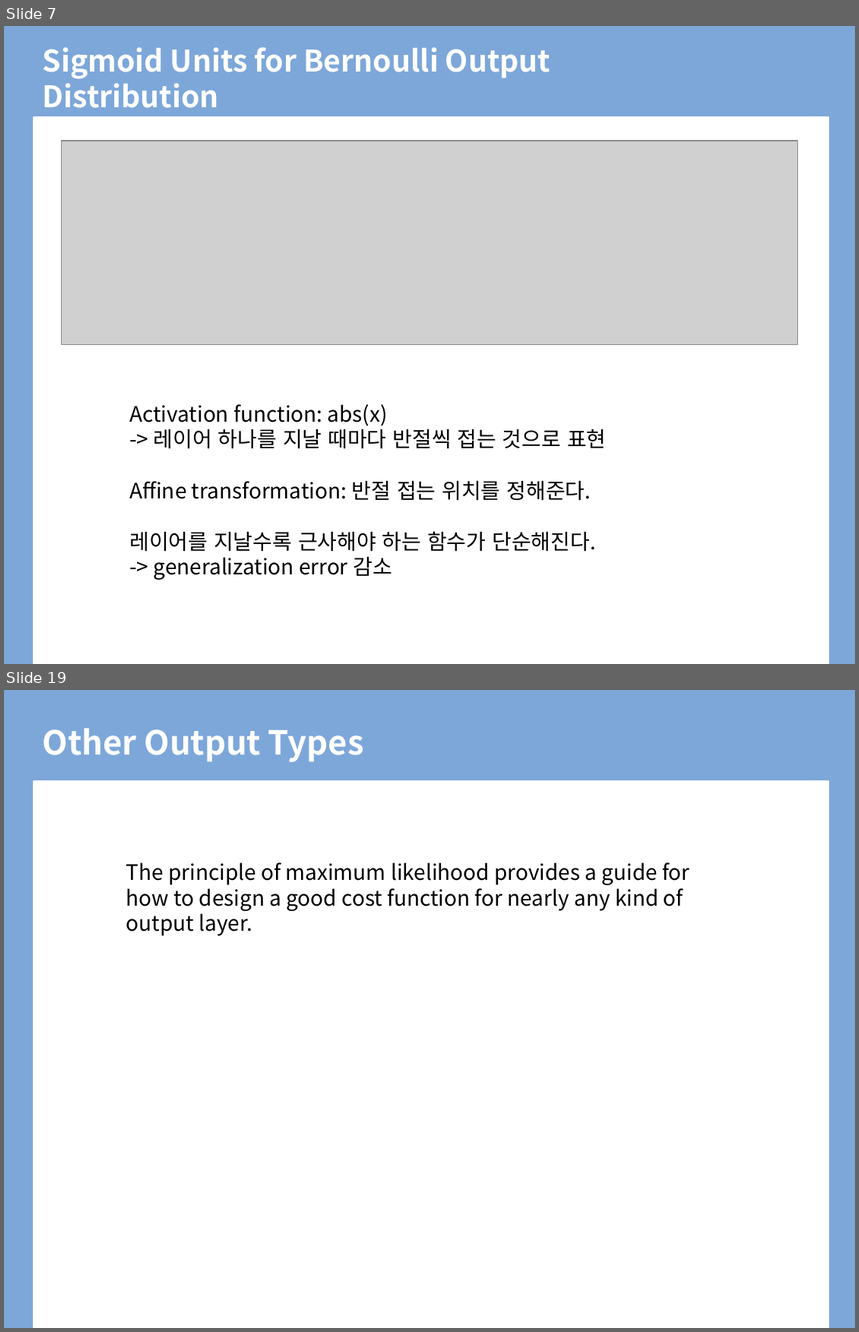
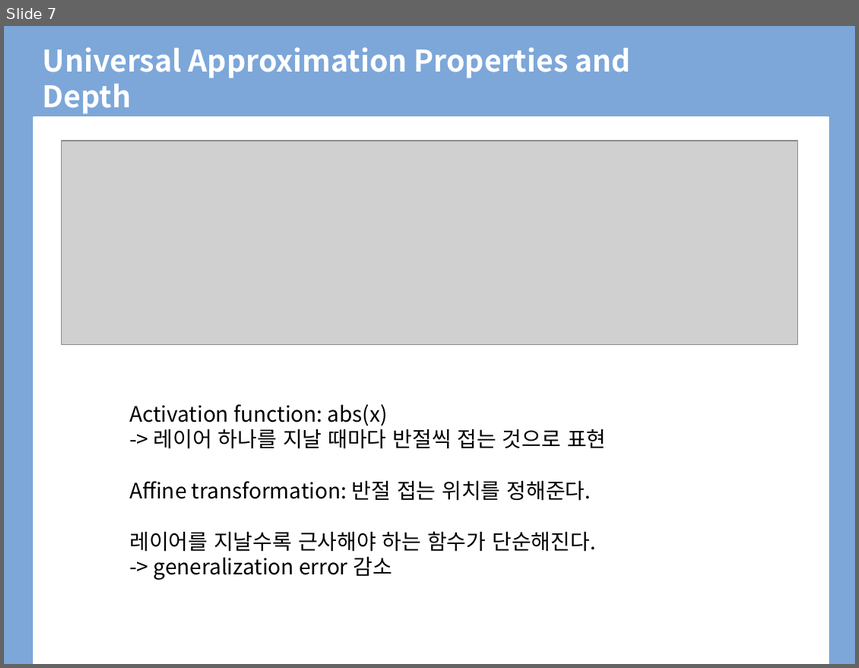
Before and after one commit to BLINK-ONCE/Storage, a slide deck: files/presentation/ppt/6.4 Architecture Design.pptx. Shown one above the other, each under a label of ours: slides 7 and 19 before the commit, slide 7 after it; the slides between them are not shown. The pictures are 859x1332 and 859x668 pixels, drawn with LibreOffice and Linux fonts; fonts in the diff are those of the drawing; grey boxes stand for pictures; background and template pictures are left out. Boxes give left, top, right and bottom in pixels: in the first picture for what was removed or moved away, otherwise in the second. Text is boxed around its words. In the diff, an @@ line names an element or a change of style, - is before the commit and + after.

```diff
--- a/files/presentation/ppt/6.4 Architecture Design.pptx
+++ b/files/presentation/ppt/6.4 Architecture Design.pptx
@@ slide 19 removed at [4, 690, 855, 1328], background #FFFFFF; not listed: 2 template elements that a slide beside it also shows @@
@@ title removed at [43, 728, 364, 762] @@
-Other Output Types
@@ text removed at [126, 863, 690, 936] @@
-The principle of maximum likelihood provides a guide for how to design a good cost function for nearly any kind of output layer.
@@ slide 7 changed as well @@
@@ title at [43, 47, 631, 114]: text changed @@
-Sigmoid Units for Bernoulli Output Distribution
+Universal Approximation Properties and Depth
```
Also in this commit, not shown: 5 other slides changed, 6 slides added, 19 other slides removed, 1 other file.
